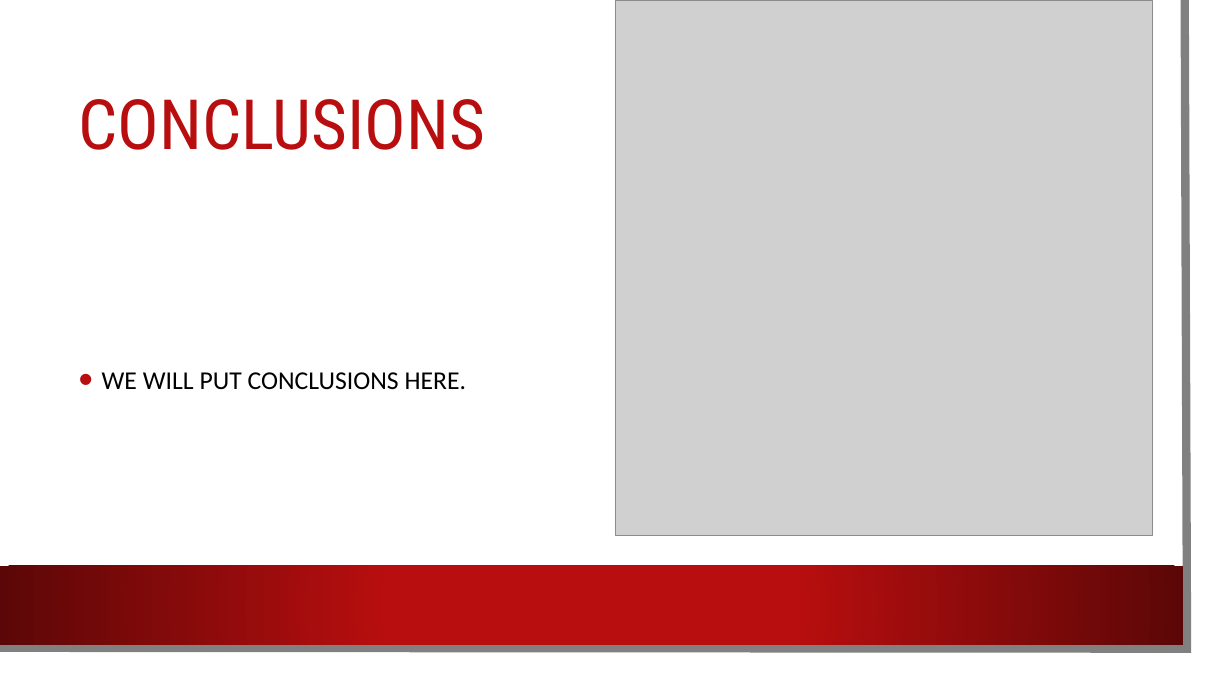
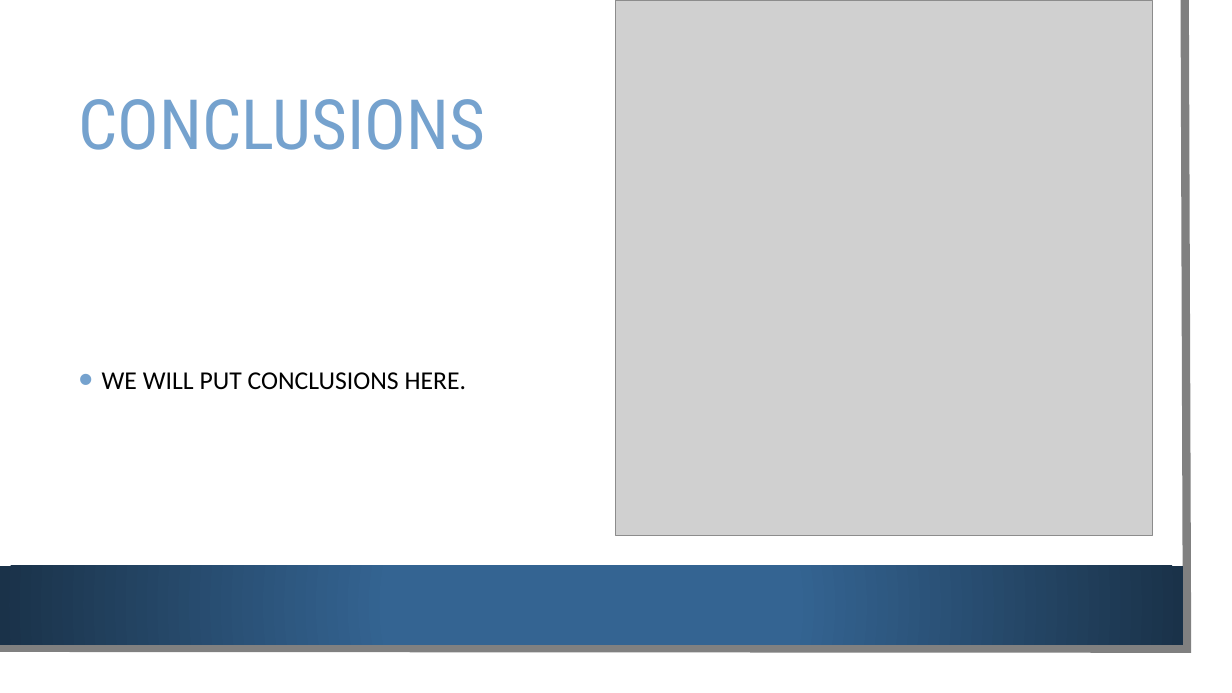
Before and after one commit to NemaPuthanveetil/DATS6101-Team-Global-Project, a slide deck: slide 5 of Presentation for Data Science 101.pptx. Drawn at 1232x693 pixels with LibreOffice and Linux fonts; fonts in the diff are those of the drawing; grey boxes stand for pictures; background and template pictures are left out. Boxes give left, top, right and bottom in pixels: in the first picture for what was removed or moved away, otherwise in the second. Text is boxed around its words. In the diff, an @@ line names an element or a change of style, - is before the commit and + after.

```diff
--- a/Presentation for Data Science 101.pptx
+++ b/Presentation for Data Science 101.pptx
@@ title "CONCLUSIONS" at box(79, 99, 486, 150): text colour #B80E0F to #75A2CE @@
@@ text "WE WILL PUT CONCLUSIONS HERE." at box(102, 372, 467, 390): bullet colour #B80E0F to #75A2CE @@
@@ rectangle at box(0, 566, 1183, 644): fill gradient #B80E0F to #5C0707 to gradient #346492 to #1A3249 @@
```
Also in this commit, not shown: 7 other slides changed, 1 other file.
